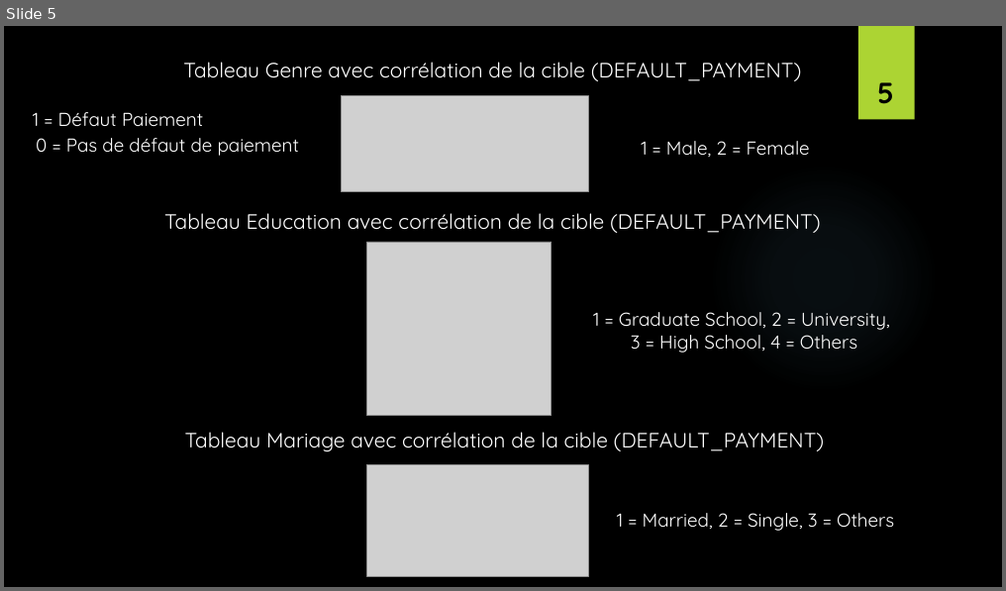
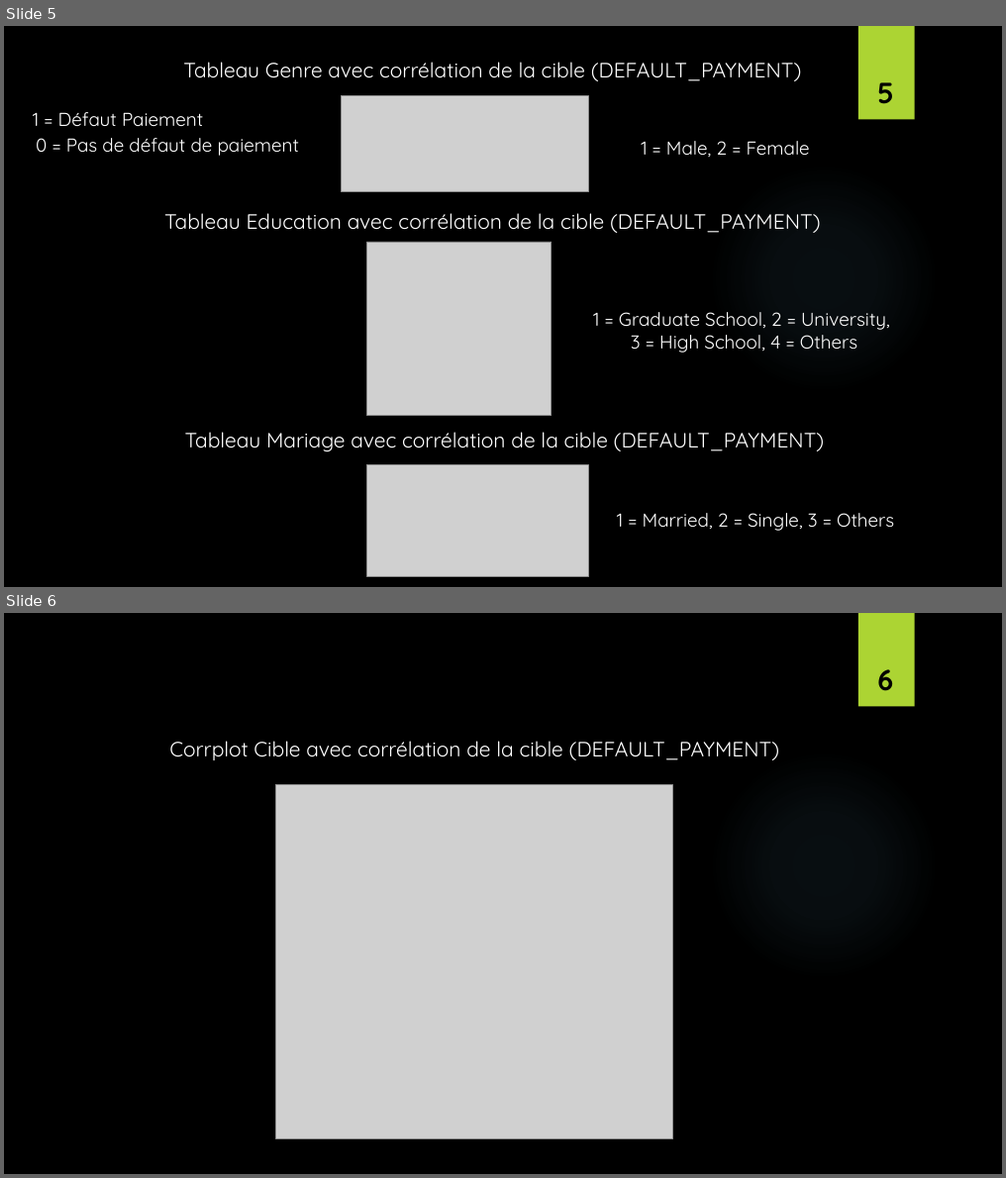
Before and after one commit to HugoWinterGhost/R_Projet, a slide deck: Présentation_R_Projet.pptx. Shown one above the other, each under a label of ours: slide 5 before the commit, slides 5 and 6 after it. The pictures are 1006x591 and 1006x1178 pixels, drawn with LibreOffice and Linux fonts; fonts in the diff are those of the drawing; grey boxes stand for pictures; background and template pictures are left out. Boxes give left, top, right and bottom in pixels: in the first picture for what was removed or moved away, otherwise in the second. Text is boxed around its words. In the diff, an @@ line names an element or a change of style, - is before the commit and + after.

```diff
--- a/Présentation_R_Projet.pptx
+++ b/Présentation_R_Projet.pptx
@@ slide 6 added at bbox=[4, 613, 1002, 1174], background picture (left out); not listed: 2 template elements that a slide beside it also shows @@
@@ page number added at bbox=[877, 669, 893, 691], 28 pt, text #000000, bold @@
+6
@@ text added at bbox=[169, 741, 780, 761], 20 pt, text #FFFFFF @@
+Corrplot Cible avec corrélation de la cible (DEFAULT_PAYMENT)
@@ picture added at bbox=[276, 784, 672, 1140] @@
```
Also in this commit, not shown: 4 other slides added, 1 other file.
